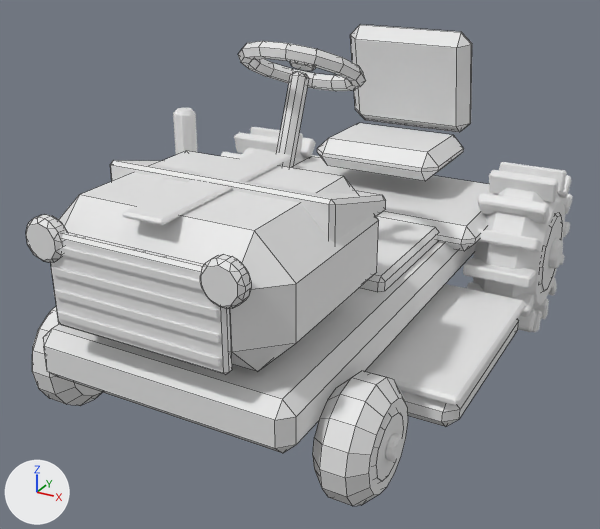
The FBX model art/tools/out/rider.fbx: old version first, new version second.
Camera for both pictures: a camera (50 mm lens) standing at (3.9, -8.15, 4.69) and looking at (0.0, -1.06, 1.14). The axes (+X, +Y, +Z) are drawn at lower left. The lights are the same throughout. The picture after the commit comes second. Mesh edges are drawn as thin lines on the coarser meshes.

Objects in the first picture: 'Accent', 'Accent2', 'Accent2#Spin1', 'Chrome', 'Dark', 'Light', 'Rubber#Spin1', 'Rubber#Spin2', 'Rubber#Spin3', 'Rubber#Spin4', 'Seat', 'SteeringWheel' and 3 more.
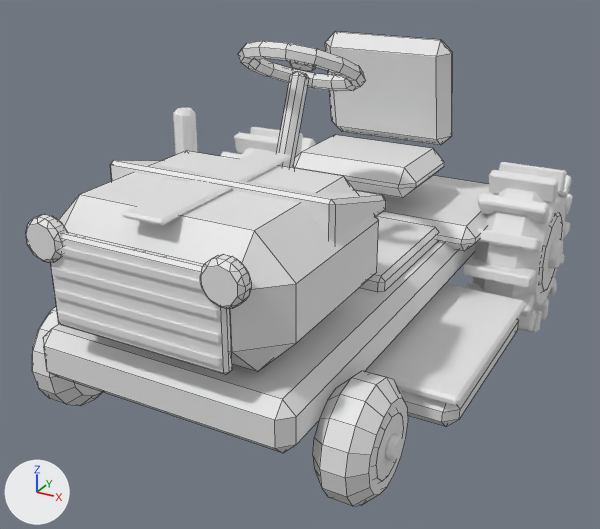
What changed in the scene script:
```text
Change me_seat:
    used by ob_seat; location = (0.0, 0.0, 0.0)
    remove me_seat.from_pydata(...)  # 48 vertices, 52 faces; spans x -0.8..0.8, y 0.7..2.1, z 1.62..3.24
    add me_seat.from_pydata(...)  # 48 vertices, 52 faces; spans x -0.8..0.8, y 0.0..1.4, z 1.62..3.24
    me_seat part 1: the whole mesh is moved by (0.0, -0.7, 0.0)
```

Location of each change, [x1, y1, x2, y2] in pixels of the pictures (600 x 529 px):
'Seat', moved
    before: [317, 25, 472, 181]
    after: [293, 32, 453, 198]
